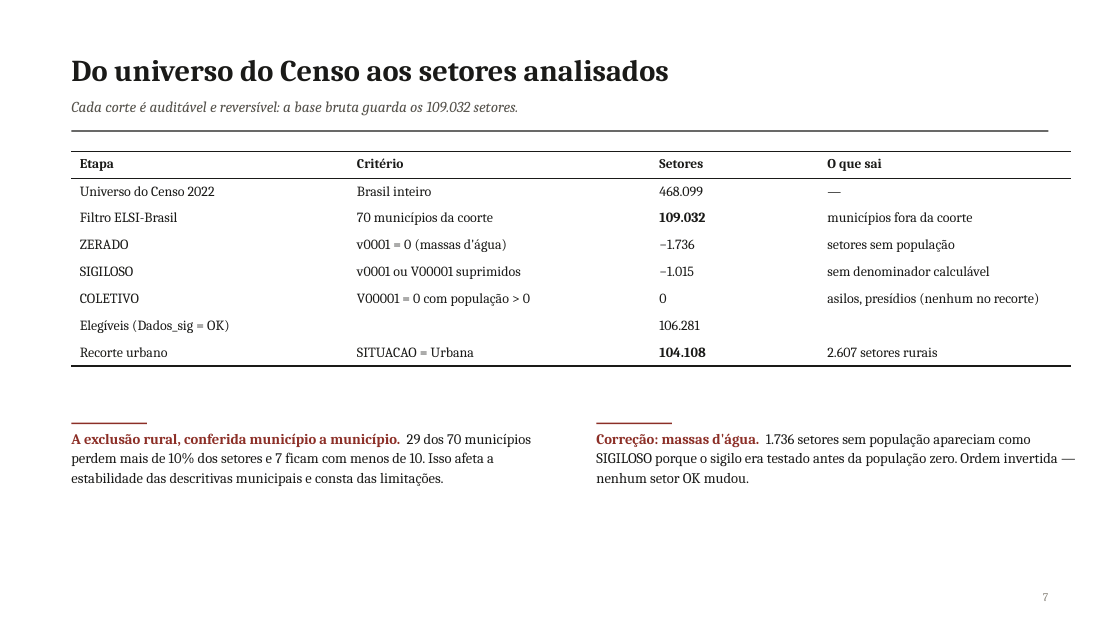
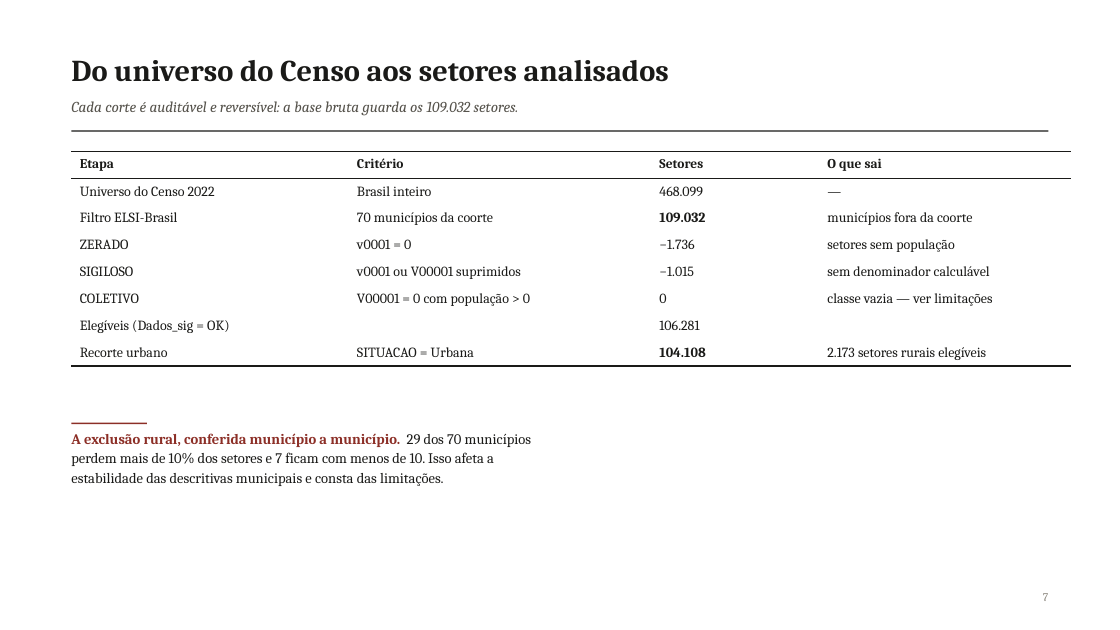
Before and after one commit to pedrinndias/Projeto_IVS_Censo, a slide deck: slide 5 of docs/Apresentacoes_IVS/historico/2026-08-21_EDA_Central_1a_rodada.pptx (slide 7 before the commit). Drawn at 1120x630 pixels with LibreOffice and Linux fonts; fonts in the diff are those of the drawing. Boxes give left, top, right and bottom in pixels: in the first picture for what was removed or moved away, otherwise in the second. Text is boxed around its words. In the diff, an @@ line names an element or a change of style, - is before the commit and + after.

```diff
--- a/docs/Apresentacoes_IVS/historico/2026-08-21_EDA_Central_1a_rodada.pptx
+++ b/docs/Apresentacoes_IVS/historico/2026-08-21_EDA_Central_1a_rodada.pptx
@@ table at [71, 151, 1071, 366] @@
-row 4, column 2: v0001 = 0 (massas d'água)
+row 4, column 2: v0001 = 0
-row 6, column 4: asilos, presídios (nenhum no recorte)
+row 6, column 4: classe vazia — ver limitações
-row 8, column 4: 2.607 setores rurais
+row 8, column 4: 2.173 setores rurais elegíveis
@@ borders changed @@
@@ text removed at [596, 433, 1058, 483] @@
-Correção: massas d'água. 1.736 setores sem população apareciam como SIGILOSO porque o sigilo era testado antes da população zero. Ordem invertida — nenhum setor OK mudou.
@@ line removed from (597, 423) to (672, 423) @@
```
Also in this commit, not shown: 26 other slides changed, 7 slides removed, 3 other files.
